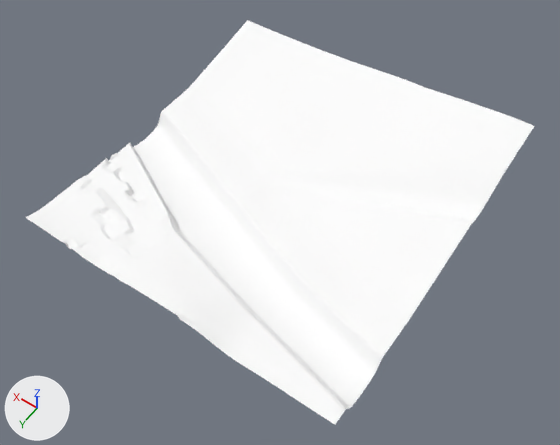
One commit to the glTF model games/yorimichi/assets/belmonte/meshes/SM_BM_BT_Terrain_3_1.glb: the scene before it, then after it.
Rendered twice from a 50 mm lens placed at (-338.0, 81.0, 411.0), pointed at (-140.0, -197.0, -25.0). The lights are fixed; the arrows at lower left show +X, +Y and +Z. The picture after the commit comes second.

Script lines for the objects in view, before the commit:
```python
me_sm_bt_terrain_3_1 = bpy.data.meshes.new('SM_BT_Terrain_3_1')
me_sm_bt_terrain_3_1.from_pydata(...)  # 9619 vertices, 18991 faces; spans x -256.0..0.0, y -344.0..-88.0, z -34.0..19.0
me_sm_bt_terrain_3_1.materials.append(mat_bm_000_m_terrain_022)
ob_sm_bm_bt_terrain_3_1 = bpy.data.objects.new('SM_BM_BT_Terrain_3_1', me_sm_bt_terrain_3_1)
ob_sm_bm_bt_terrain_3_1.location = (0.0, 0.0, 0.0)
```
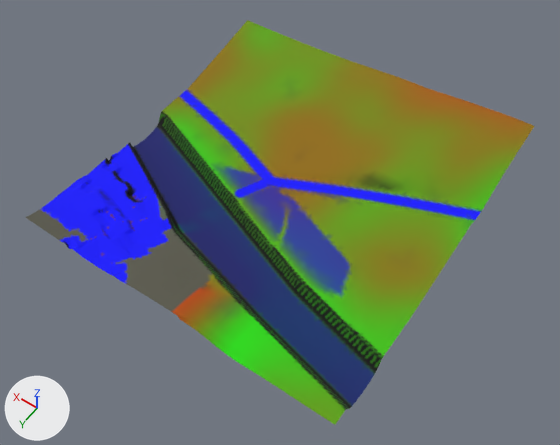
Boxes [x1, y1, x2, y2] around the edits, measured in the pictures (560 x 445 px):
```json
{"part": 1, "of": "me_sm_bt_terrain_3_1", "change": "recoloured", "before": [40, 90, 481, 282], "after": [40, 90, 481, 282]}
{"part": 2, "of": "me_sm_bt_terrain_3_1", "change": "recoloured", "before": [63, 111, 389, 409], "after": [63, 111, 389, 409], "on screen": "darker"}
{"part": 3, "of": "me_sm_bt_terrain_3_1", "change": "recoloured", "before": [163, 20, 513, 424], "after": [163, 20, 513, 424], "on screen": "white to green"}
{"part": 4, "of": "me_sm_bt_terrain_3_1", "change": "recoloured", "before": [25, 34, 534, 330], "after": [25, 34, 534, 330], "on screen": "white to dark yellow"}
```

Edits to the scene script, one JSON object a line:
```json
{"block": "me_sm_bt_terrain_3_1", "where": "me_sm_bt_terrain_3_1.from_pydata(...)  # 9619 vertices, 18991 faces; spans x -256.0..0.0, y -344.0..-88.0, z -34.0..19.0"}
{"block": "me_sm_bt_terrain_3_1", "where": "# used by ob_sm_bm_bt_terrain_3_1; location = (0.0, 0.0, 0.0)"}
{"block": "me_sm_bt_terrain_3_1", "change": "me_sm_bt_terrain_3_1 part 1: 5004 faces centred in x -256.0..-1.0, y -270.0..-89.0, z -24.0..-3.0 are repainted in the vertex colours; the middle colour goes from white #ffffff to blue #0000ff"}
{"block": "me_sm_bt_terrain_3_1", "change": "me_sm_bt_terrain_3_1 part 2: 8585 faces centred in x -256.0..-1.0, y -258.0..-89.0, z -33.0..-9.0 are repainted in the vertex colours; the middle colour goes from white #ffffff to black #091400"}
{"block": "me_sm_bt_terrain_3_1", "change": "me_sm_bt_terrain_3_1 part 3: 2273 faces centred in x -256.0..-1.0, y -342.0..-89.0, z -22.0..11.0 are repainted in the vertex colours; the middle colour goes from white #ffffff to green #569e00"}
{"block": "me_sm_bt_terrain_3_1", "change": "me_sm_bt_terrain_3_1 part 4: 3129 faces centred in x -256.0..-1.0, y -342.0..-89.0, z -31.0..18.0 are repainted in the vertex colours; the middle colour goes from white #ffffff to dark yellow #5a5b4a"}
```
